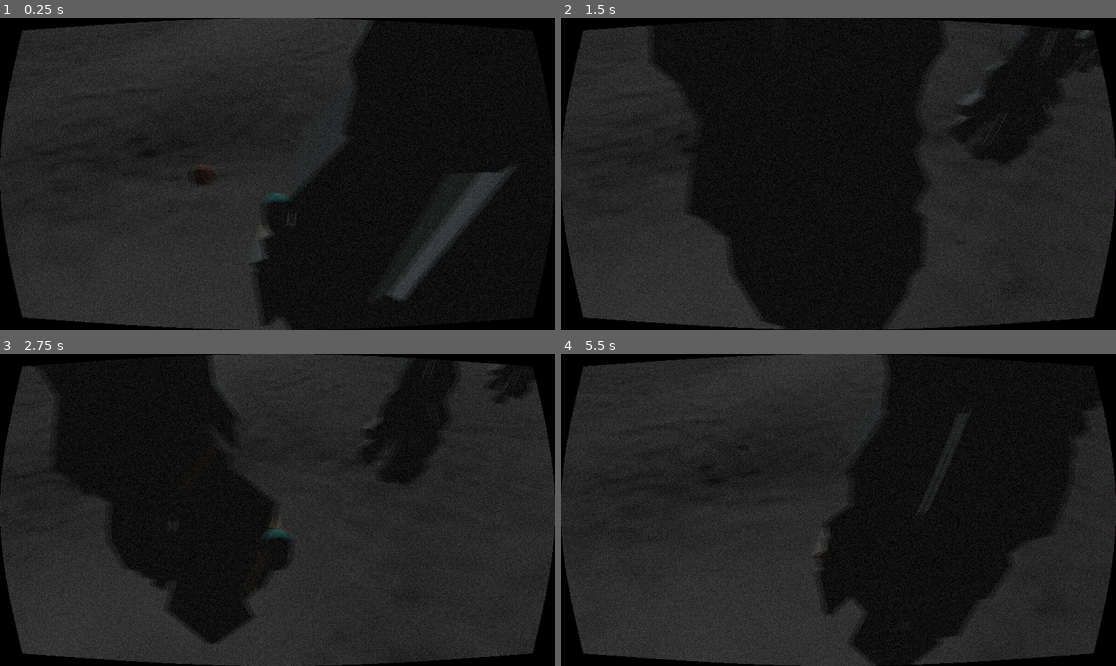
Above: before the commit, frames 1-4 (two rows, left to right).
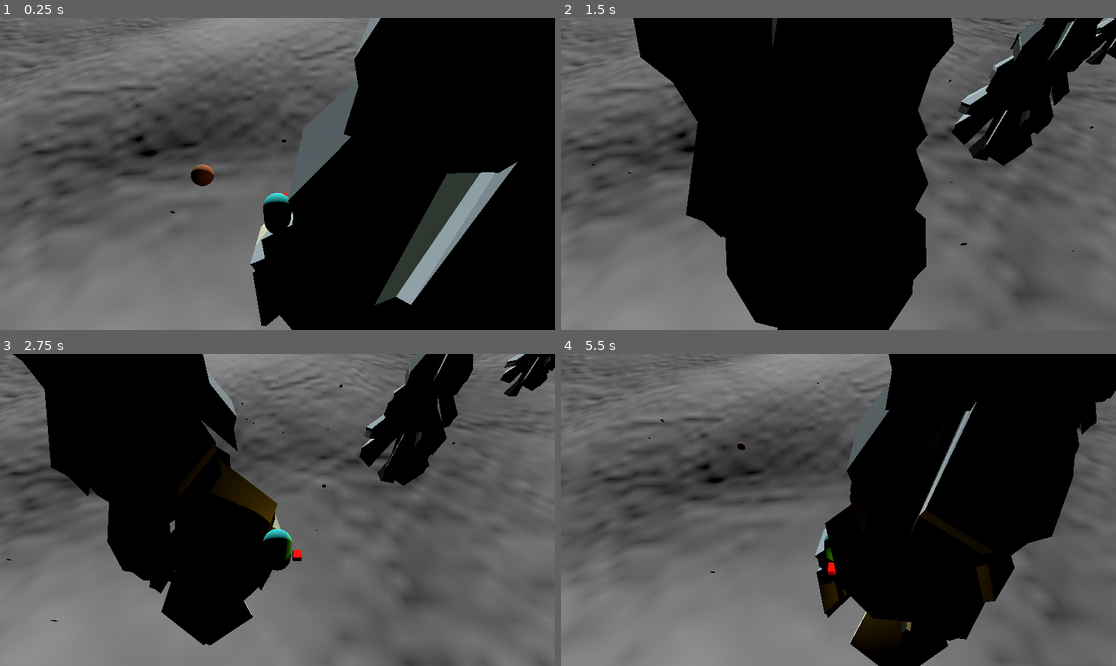
Above: after the commit, the same moments.

Repository: WoodShedGamesOfficial/GodotWildJam64
Game: Godot game, scene res://WildJam_64/LEVELS/Dev_room/OnlysRoom/TestLevelProcGen.tscn
Same seed, same stepped clock (60 frames per second), same inputs: the game is played once before the commit and once after it. The project has no main scene, so this scene is started directly.
Inputs (mouse positions are in pixels of both pictures, inside the frame that each line leads up to):
- Up to frame 1 (0.25 s): no input
- Up to frame 2 (1.5 s): tap Enter (ui_accept) at 0.5, 0.77 s; move the mouse to (960, 158) at 0.52 s; hold Right (ui_right) 0.53-1.28 s; move the mouse to (727, 189) at 1.27 s; hold Down (ui_down) from 1.28 s (still down)
- Up to frame 3 (2.75 s): tap Enter (ui_accept) at 1.52 s; move the mouse to (333, 441) at 2.02 s; release Down (ui_down) at 2.03 s; hold Right (ui_right) from 2.03 s (still down)
- Up to frame 4 (5.5 s): move the mouse to (810, 572) at 2.77 s; release Right (ui_right) at 2.78 s; hold Up (ui_up) 2.78-3.53 s; tap Enter (ui_accept) at 3.02, 3.77, 4.52 s; move the mouse to (1005, 556) at 3.52 s; hold Left (ui_left) 3.53-5.03 s; move the mouse to (672, 463) at 4.27 s; move the mouse to (866, 510) at 5.02 s; hold Down (ui_down) from 5.03 s (still down)

The runs differ from the first frame. In frame 1, 66% of the frame differs, in the area x 0-100%, y 0-100%; in frame 2, 64%; in frame 3, 77%; in frame 4, 73%.

Commit message:
add rotate body

Diff:
--- a/64_WinterHolidayThemed/WildJam_64/ASSETS/Characters/QueefsPlayerCharacter/PlayeScriptr.gd
+++ b/64_WinterHolidayThemed/WildJam_64/ASSETS/Characters/QueefsPlayerCharacter/PlayeScriptr.gd
@@ -1,16 +1,14 @@
 extends CharacterBody3D
-@onready var crt_shader = $PlayerOrigin/WorldCam/PlayerGUI/CRT_Shader
+
 
 @export var PLAYERSTATS = {
 	"Health" : 100,
-	"HealthMax" : 100,
 	"Mana" : 100,
 	"Stamina" : 100,
 	'WalkSpeed' : 4
 }
 
 @onready var health = PLAYERSTATS.Health
-@onready var healthmax = PLAYERSTATS.HealthMax
 @onready var mana = PLAYERSTATS.Mana
 @onready var stamina = PLAYERSTATS.Stamina
 @onready var walk_speed = PLAYERSTATS.WalkSpeed
@@ -47,9 +45,12 @@
 	if direction:
 		velocity.x = direction.x * walk_speed
 		velocity.z = direction.z * walk_speed
+		# rotate player based on direction
+		$Body.rotation.y = atan2(-velocity.x,-velocity.z)
 	else:
 		velocity.x = move_toward(velocity.x, 0, walk_speed)
 		velocity.z = move_toward(velocity.z, 0, walk_speed)
+
 
 
 
@@ -66,7 +67,3 @@
 	var rayOrigin = camera.project_ray_origin(mousePos)
 #	$PlayerOrigin.transform.basis.rotate_y(0.01)
 	pass
-
-func _process(delta):
-	#When player's health is low, the CRT_Shader gets stronger
-	crt_shader.material.set_shader_parameter("crt_white_noise", 1.0 - (float(health) / float(healthmax)))
--- a/64_WinterHolidayThemed/WildJam_64/ASSETS/Characters/QueefsPlayerCharacter/player.tscn
+++ b/64_WinterHolidayThemed/WildJam_64/ASSETS/Characters/QueefsPlayerCharacter/player.tscn
@@ -1,7 +1,6 @@
-[gd_scene load_steps=9 format=3 uid="uid://dqthql80cjsxs"]
+[gd_scene load_steps=7 format=3 uid="uid://dqthql80cjsxs"]
 
 [ext_resource type="Script" path="res://WildJam_64/ASSETS/Characters/QueefsPlayerCharacter/PlayeScriptr.gd" id="1_tuyju"]
-[ext_resource type="Shader" path="res://WildJam_64/LEVELS/CRT Shader/CRT.gdshader" id="2_slnx0"]
 
 [sub_resource type="StandardMaterial3D" id="StandardMaterial3D_34wnd"]
 albedo_color = Color(0.219608, 1, 1, 1)
@@ -9,45 +8,38 @@
 [sub_resource type="CapsuleMesh" id="CapsuleMesh_i54pw"]
 material = SubResource("StandardMaterial3D_34wnd")
 
-[sub_resource type="CapsuleShape3D" id="CapsuleShape3D_bj0j4"]
-
-[sub_resource type="ShaderMaterial" id="ShaderMaterial_kj6rk"]
-shader = ExtResource("2_slnx0")
-shader_parameter/crt_brightness = 1.0
-shader_parameter/crt_ghost = 5.0
-shader_parameter/crt_grid = 0.4
-shader_parameter/crt_white_noise = 0.0
-shader_parameter/crt_curve = 0.05
-
 [sub_resource type="StandardMaterial3D" id="StandardMaterial3D_w7so5"]
 albedo_color = Color(1, 0, 0, 1)
 
 [sub_resource type="BoxMesh" id="BoxMesh_ed1sa"]
 material = SubResource("StandardMaterial3D_w7so5")
 
+[sub_resource type="CapsuleShape3D" id="CapsuleShape3D_bj0j4"]
+
 [node name="Player" type="CharacterBody3D"]
 transform = Transform3D(1, 0, 0, 0, 1, 0, 0, 0, 1, 0, 1, 0)
 script = ExtResource("1_tuyju")
-PLAYERSTATS = {
-"Health": 80,
-"HealthMax": 100,
-"Mana": 100,
-"Stamina": 100,
-"WalkSpeed": 4
-}
 
-[node name="MeshInstance3D" type="MeshInstance3D" parent="."]
+[node name="Body" type="Node3D" parent="."]
+
+[node name="MeshInstance3D" type="MeshInstance3D" parent="Body"]
 mesh = SubResource("CapsuleMesh_i54pw")
+skeleton = NodePath("../..")
 
-[node name="CollisionShape3D" type="CollisionShape3D" parent="."]
-shape = SubResource("CapsuleShape3D_bj0j4")
-
-[node name="PlayerLight" type="OmniLight3D" parent="."]
+[node name="PlayerLight" type="OmniLight3D" parent="Body"]
 transform = Transform3D(1, 0, 0, 0, 1, 0, 0, 0, 1, 0, 0.4, -1)
 light_color = Color(0.745098, 0.501961, 0, 1)
 light_energy = 0.5
 light_cull_mask = 4294966273
 shadow_enabled = true
+
+[node name="AttackDirection" type="MeshInstance3D" parent="Body"]
+transform = Transform3D(0.3, 0, 0, 0, 0.3, 0, 0, 0, 0.3, 0.2, 0, -0.7)
+mesh = SubResource("BoxMesh_ed1sa")
+skeleton = NodePath("../..")
+
+[node name="CollisionShape3D" type="CollisionShape3D" parent="."]
+shape = SubResource("CapsuleShape3D_bj0j4")
 
 [node name="PlayerOrigin" type="Node3D" parent="."]
 
@@ -58,39 +50,18 @@
 
 [node name="PlayerGUI" type="Control" parent="PlayerOrigin/WorldCam"]
 layout_mode = 3
-anchors_preset = 15
-anchor_right = 1.0
-anchor_bottom = 1.0
-grow_horizontal = 2
-grow_vertical = 2
-
-[node name="CRT_Shader" type="SubViewportContainer" parent="PlayerOrigin/WorldCam/PlayerGUI"]
-material = SubResource("ShaderMaterial_kj6rk")
-layout_mode = 1
-anchors_preset = 15
-anchor_right = 1.0
-anchor_bottom = 1.0
-grow_horizontal = 2
-grow_vertical = 2
-stretch = true
-
-[node name="SubViewport" type="SubViewport" parent="PlayerOrigin/WorldCam/PlayerGUI/CRT_Shader"]
-handle_input_locally = false
-size = Vector2i(1152, 648)
-render_target_update_mode = 4
+anchors_preset = 0
+offset_right = 40.0
+offset_bottom = 40.0
 
 [node name="SubViewportContainer" type="SubViewportContainer" parent="PlayerOrigin/WorldCam/PlayerGUI"]
-layout_mode = 1
-anchors_preset = 15
-anchor_right = 1.0
-anchor_bottom = 1.0
-grow_horizontal = 2
-grow_vertical = 2
+layout_mode = 0
+offset_right = 40.0
+offset_bottom = 40.0
 
 [node name="SubViewport" type="SubViewport" parent="PlayerOrigin/WorldCam/PlayerGUI/SubViewportContainer"]
 transparent_bg = true
 handle_input_locally = false
-size = Vector2i(40, 40)
 render_target_update_mode = 4
 
 [node name="PlayerHUDCam" type="Camera3D" parent="PlayerOrigin/WorldCam/PlayerGUI/SubViewportContainer/SubViewport"]
@@ -98,7 +69,3 @@
 cull_mask = 1047554
 
 [node name="MouseCast" type="RayCast3D" parent="PlayerOrigin/WorldCam"]
-
-[node name="AttackDirection" type="MeshInstance3D" parent="."]
-transform = Transform3D(0.3, 0, 0, 0, 0.3, 0, 0, 0, 0.3, 0.2, 0, -0.7)
-mesh = SubResource("BoxMesh_ed1sa")
